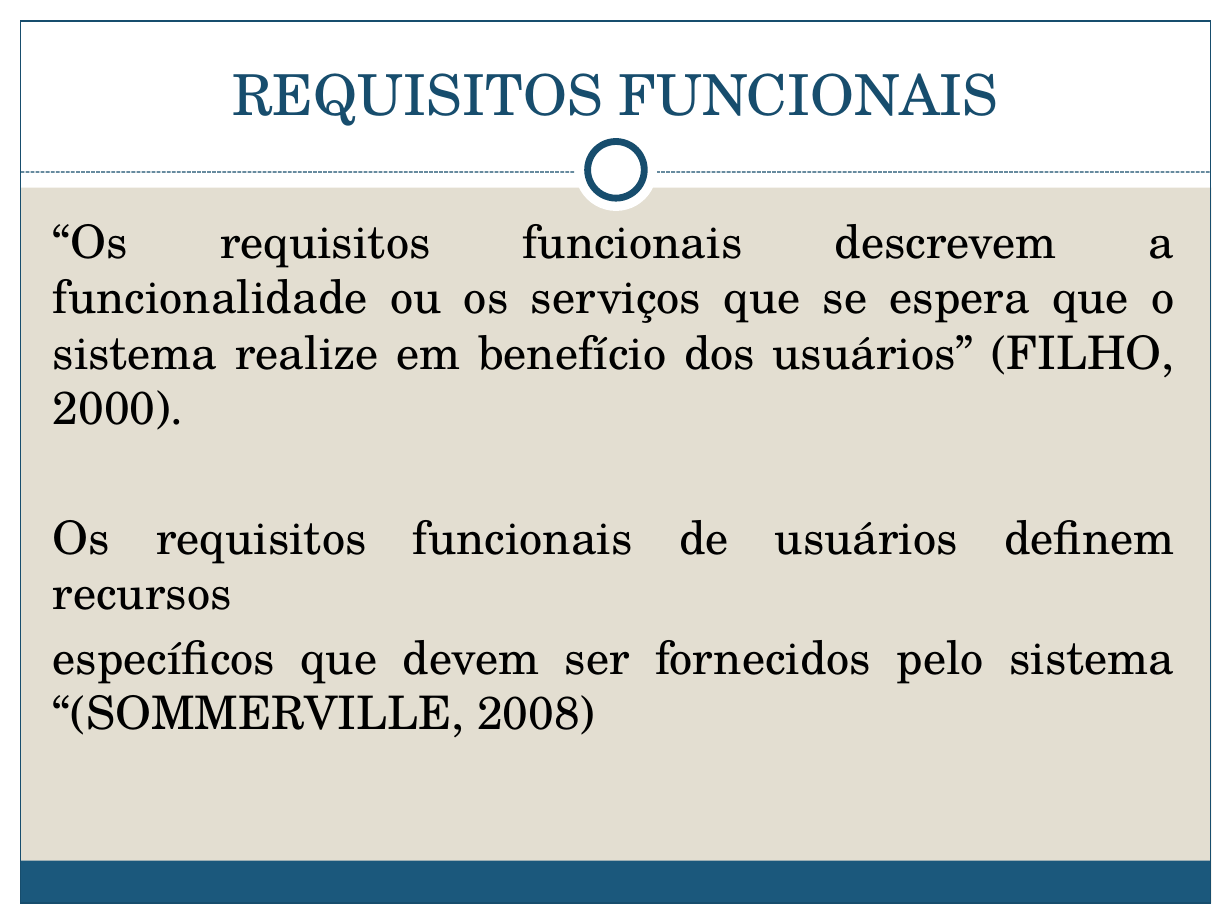
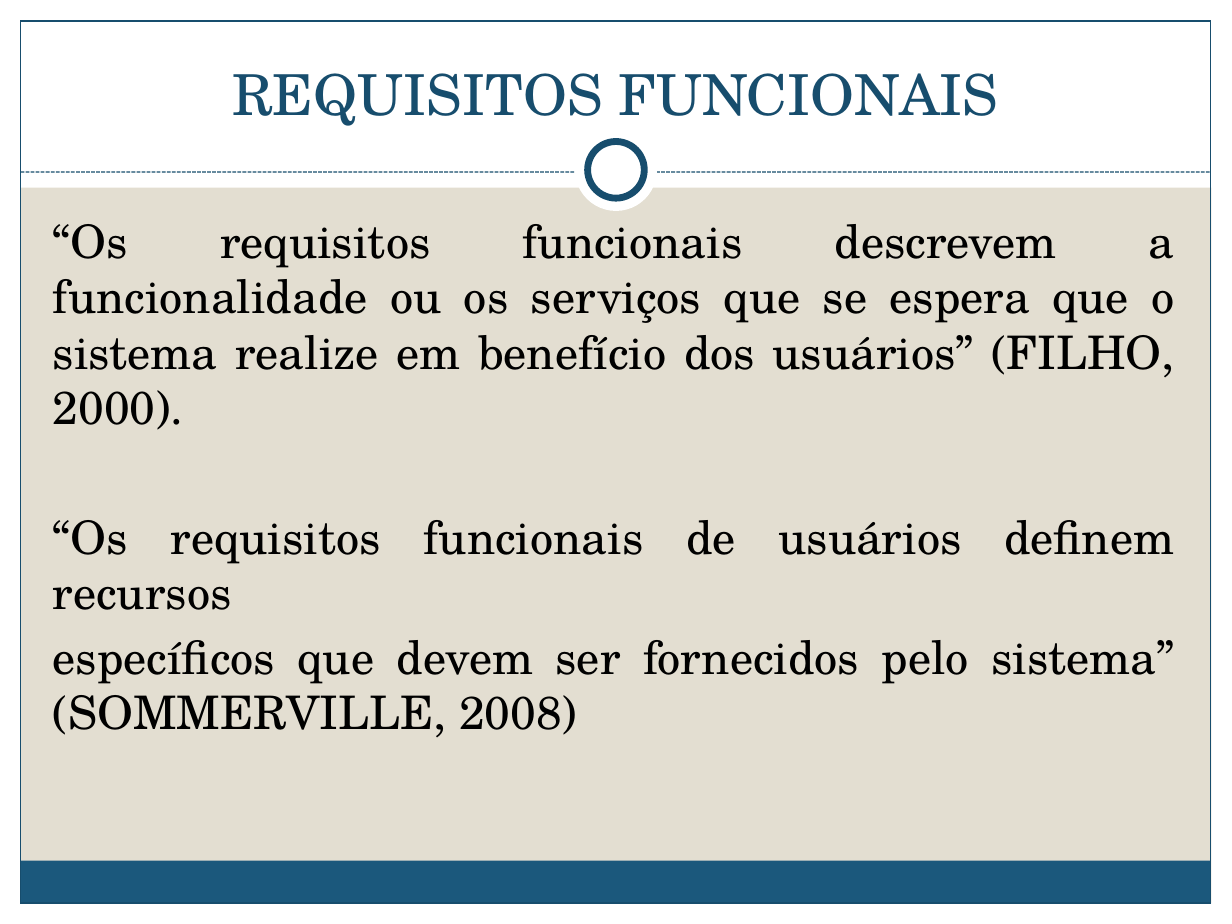
Before and after one commit to jhenitmj/PSIQ, a slide deck: slide 6 of DocumentoPSIQ/PSIQ.pptx (slide 4 before the commit). Drawn at 1232x924 pixels with LibreOffice and Linux fonts; fonts in the diff are those of the drawing. Boxes give left, top, right and bottom in pixels: in the first picture for what was removed or moved away, otherwise in the second. Text is boxed around its words. In the diff, an @@ line names an element or a change of style, - is before the commit and + after.

```diff
--- a/DocumentoPSIQ/PSIQ.pptx
+++ b/DocumentoPSIQ/PSIQ.pptx
@@ text at <box>53,520,1174,737</box>: text changed @@
-Os requisitos funcionais de usuários definem recursos
-específicos que devem ser fornecidos pelo sistema “(SOMMERVILLE, 2008)
+“Os requisitos funcionais de usuários definem recursos
+específicos que devem ser fornecidos pelo sistema” (SOMMERVILLE, 2008)
```
Also in this commit, not shown: 1 other slide changed, 7 slides added.
